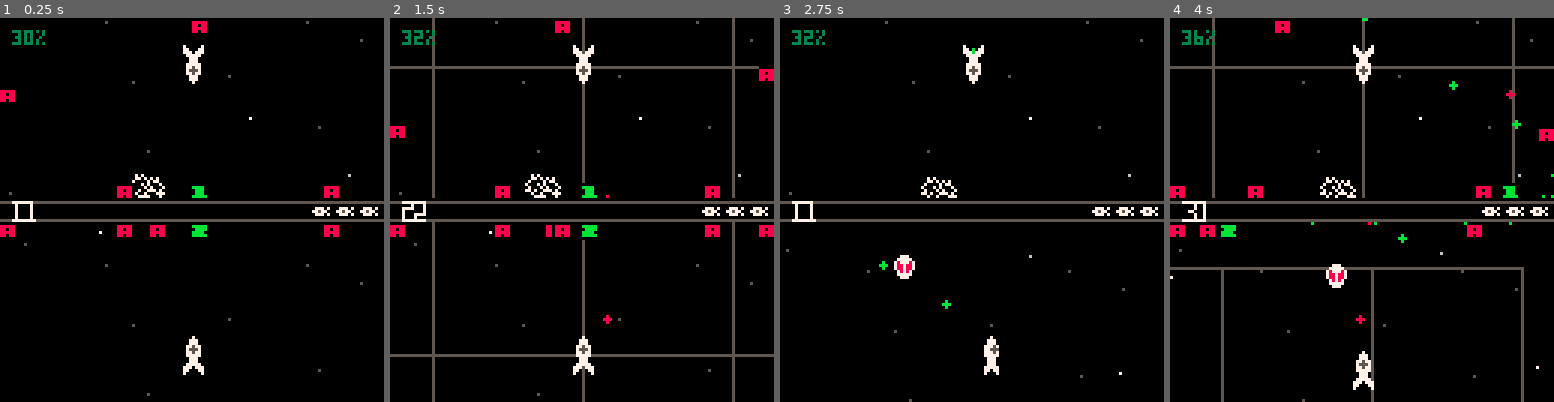
Above: before the commit, frames 1-4 (left to right).
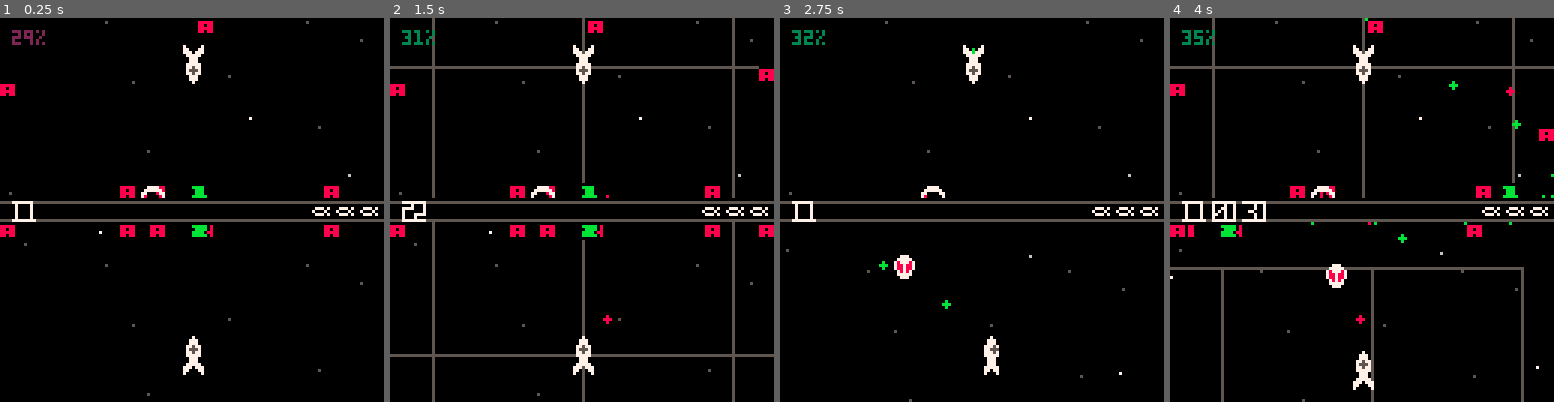
Above: after the commit, the same moments.

Repository: catnipped/friendlyfire
Game: PICO-8 cartridge friendlyfire.p8
Two runs of this game, one before a commit and one after it. Both use one fixed random seed, a clock stepped at 60 frames per second and the inputs below.
Inputs:
- Up to frame 1 (0.25 s): no input
- Up to frame 2 (1.5 s): tap O (Z key) at 0.7 s
- Up to frame 3 (2.75 s): hold Right 1.6-2.1 s; tap O (Z key) at 1.7, 2.1, 2.5 s; hold Up 2.15-2.42 s; hold Right from 2.47 s (still down)
- Up to frame 4 (4 s): tap O (Z key) at 2.9, 3.3, 3.7 s; release Right at 3.03 s; hold Left 3.08-3.58 s; hold Down 3.63-3.97 s

The runs differ from the first frame. In frame 1, 0.9% of the frame differs, in the area x 0-97%, y 0-58%; in frame 2, 1.5%; in frame 3, 0.3%; in frame 4, 1.8%.

Commit message:
robot enemy

Diff:
--- a/friendlyfire.p8
+++ b/friendlyfire.p8
@@ -79,7 +79,7 @@
 
 	printh("init")
 	for i = 1,4 do
-		add(state.enemies, spawnenemy({const.bounds[2].x + rnd(200),const.bounds[2].y + rnd(200)},"asteroid"))
+		add(state.enemies, spawnenemy({const.bounds[2].x + rnd(200),const.bounds[2].y + rnd(200)},"robot"))
 	end
 end
 
@@ -182,9 +182,10 @@
 	sectors = updatesectors(sectors, state.enemies)
 	sectors = updatesectors(sectors, state.projectiles)
 
-	lstate.projectiles = updateprojectiles(lstate.projectiles, sectors)
 	lstate.players = updateplayers(lstate.players, lstate.time, events, sectors)
 	lstate.enemies = updateenemies(lstate.enemies, lstate.time, events, sectors)
+	lstate.projectiles = updateprojectiles(lstate.projectiles, sectors)
+
 
 	--printh(isinsector(state.players[1].x,state.players[1].y)[1] .. "/" .. isinsector(state.players[1].x,state.players[1].y)[2] )
 	--printh(#myneighbours(state.players[1].x,state.players[1].y,sectors))
@@ -407,12 +408,37 @@
 -- enemy
 function spawnenemy(pos,type,state)
 	local enemy = {}
+	if type == "robot" then
+		enemy = {
+			id = flr(rnd(1000)),
+			type ="enemy",
+			subtype = type,
+			hp = 3,
+			hit = false,
+			x = pos[1],
+			y =  pos[2],
+			rad = 6,
+			vector = {0,0},
+			projdir = {0,0},
+			velocity = 0.3,
+			movement = function(enemy, time, events)
+				-- enemy.vector = {sin(time%1),sin(time%1)}
+			end,
+			gfx = function(enemy, time)
+				palt(15,true)
+				rectfill(enemy.x-2,enemy.y-3,enemy.x+1,enemy.y+2,0)
+				line(enemy.x+sin(time/2%1)*3,enemy.y-2,enemy.x+sin(time/2%1)*3,enemy.y,8)
+				spr(4,enemy.x-3,enemy.y-4)
+			end
+		}
+	end
 	if type == "alien" then
 		enemy = {
 			id = flr(rnd(1000)),
 			type ="enemy",
 			subtype = type,
 			hp = 3,
+			hit = false,
 			x = pos[1],
 			y =  pos[2],
 			rad = 6,
@@ -433,7 +459,7 @@
 				end
 	--			enemy.vector = {sin(time%1),sin(time%1)}
 			end,
-			gfx = function(enemy)
+			gfx = function(enemy, time)
 				spr(6,enemy.x-3,enemy.y-4)
 			end
 		}
@@ -444,6 +470,7 @@
 			type ="enemy",
 			subtype = type,
 			hp = 6,
+			hit = false,
 			x = pos[1],
 			y =  pos[2],
 			rad = 8,
@@ -498,6 +525,7 @@
 			type ="enemy",
 			subtype = type,
 			hp = 3,
+			hit = false,
 			x = pos[1]+(rnd(2)-1),
 			y =  pos[2]+(rnd(2)-1),
 			rad = 4,
@@ -555,6 +583,7 @@
 function updateenemies(e, time, events, sectors)
 	local les = {}
 	les = filter(e, function(le)
+		le.hit = false
 		local neighbours = myneighbours(le.x,le.y,sectors)
 		each(neighbours, function(i)
 			if (i ~= le) and collisioncheck(le.x, le.y, i.x, i.y, le.rad, i.rad) then
@@ -619,6 +648,7 @@
 			for e in all(lstate.enemies) do
 				if i.object.hit.id == e.id then
 					e.hp -= 1
+					e.hit = true
 				end
 			end
 		end
@@ -687,7 +717,7 @@
 			x = lx,
 			y = ly,
 			gfx = function(gfx)
-				circfill(gfx.x,gfx.y,5,7+flr(rnd(2)))
+				-- circfill(gfx.x,gfx.y,5,7+flr(rnd(2)))
 			end
 		}
 	end
@@ -793,7 +823,9 @@
 			if every(60,0,40) then spr(14,x-1,y-1) end
 			pal()
 		end
-		enemy.gfx(enemy)
+		if enemy.hit then pal(0,7+flr(rnd(2))) pal(7,7+flr(rnd(2))) end
+		enemy.gfx(enemy,state.time)
+		pal()
 	end
 end
 
@@ -856,22 +888,22 @@
 
 
 __gfx__
-000000000000000000000000000000000000000000000000007770000077000007700000000000000000000000000000f0000ffff00000fff00000ff00000000
-00000000000000000000000007770700000000000000000007777700077e70007e8700000000000000000000000000000bbbb0ff0bbbbb0f0888880f00000000
-00700700000700000007000077577000000000000000000078777870777ee70078070000000000000000000000000000f0bbb0fff0bbbb0f0880880f00000000
-000770000077700000777000077707000000000000000000788788707ee8870007700000000000000000000000000000f0bbb0ff0bbbb0ff0888880f00000000
-0007700000777000007770000000000000000000000000007887887007e87000000000000000000000000000000000000bbbbb0f0bbbbb0f0880880f00000000
-007007000775770007775700000000000000000000000000078787000077000000000000000000000000000000000000f00000fff00000fff00f00ff00000000
-000000000755570007755500000000000000000000000000077777000000000000000000000000000000000000000000ffffffffffffffffffffffff00000000
-000000000775770007775700000000000000000000000000007770000000000000000000000000000000000000000000ffffffffffffffffffffffff00000000
-07000000077777000777770000000000ff77f0fffff707fffff007fffff777ff0000000000000000000000000000000000000000000000000000000000000000
-77700000007770000077700000000000f7007f0ffff7707fff77707fff70007f0000000000000000000000000000000000000000000000000000000000000000
-07000000007770000077700000000000ff7007fff0700007ff700007fff700070000000000000000000000000000000000000000000000000000000000000000
-00000000077777000077700000000000f0700070f7000707f700007ff070707f0000000000000000000000000000000000000000000000000000000000000000
-00000000777077700777770000000000f70000700070007f70700007070007070000000000000000000000000000000000000000000000000000000000000000
-000000007700077007707700000000007000007f0770700f700077077000007f0000000000000000000000000000000000000000000000000000000000000000
-00000000700000700700070000000000f70707fff00707fff707f07ff70077ff0000000000000000000000000000000000000000000000000000000000000000
-00000000000000000000000000000000ff707fffffff77ffff77ffffff77ffff0000000000000000000000000000000000000000000000000000000000000000
+00000000000000000000000000000000ff7777ff00000000007770000077000007700000070000000700000000000000f0000ffff00000fff00000ff00000000
+00000000000000000000000007770700f777777f0000000007777700077870007e8700000770000077000000000000000bbbb0ff0bbbbb0f0888880f00000000
+007007000007000000070000700070007700007700000000787778707778870078070000070777770700000000000000f0bbb0fff0bbbb0f0880880f00000000
+000770000077700000777000077707007000000700000000788788707880070007700000770000000770000000000000f0bbb0ff0bbbb0ff0888880f00000000
+0007700000777000007770000000000077000077000000007887887007807000000000007008000800700000000000000bbbbb0f0bbbbb0f0880880f00000000
+00700700077577000777570000000000f777777f00000000078787000077000000000000708800088070000000000000f00000fff00000fff00f00ff00000000
+00000000075557000775550000000000ff7777ff00000000077777000000000000000000708880888070000000000000ffffffffffffffffffffffff00000000
+00000000077577000777570000000000ffffffff00000000007770000000000000000000700880880070000000000000ffffffffffffffffffffffff00000000
+07000000077777000777770000000000ff77f0fffff707fffff007fffff777ff7000007007080008070000000000000000000000000000000000000000000000
+77700000007770000077700000000000f7777f0ffff7777fff77777fff77777f7700077007000000070000000000000000000000000000000000000000000000
+07000000007770000077700000000000ff7777fff0777777ff777777fff777777870787000777777700000000000000000000000000000000000000000000000
+00000000077777000077700000000000f7777777f7777777f777777ff077777f7887887000000000000000000000000000000000000000000000000000000000
+00000000777077700777770000000000f77777770077777f77777777077777077870787000000000000000000000000000000000000000000000000000000000
+000000007700077007707700000000007777777f0777777f777777777777777f7700077000000000000000000000000000000000000000000000000000000000
+00000000700000700700070000000000f77777fff00707fff777f07ff77777ff7000007000000000000000000000000000000000000000000000000000000000
+00000000000000000000000000000000ff777fffffff77ffff77ffffff77ffff0000000000000000000000000000000000000000000000000000000000000000
 00000000000000000000000000000000000000000000000000000000000000000000000000000000000000000000000000000000000000000000000000000000
 77777777777777707777777777777777007777707777777777777777777777777777777777777777000000000000000000000000000000000000000000000000
 70007007070000700007000700007007070700707000700070007000000700077000700770007007000000000000000000000000000000000000000000000000
